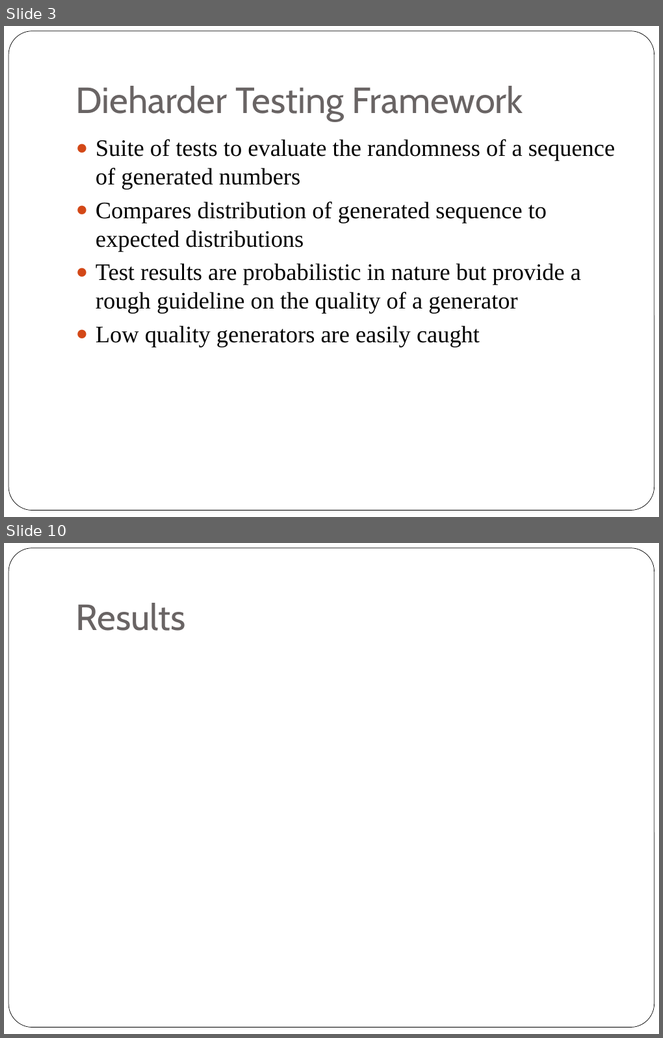
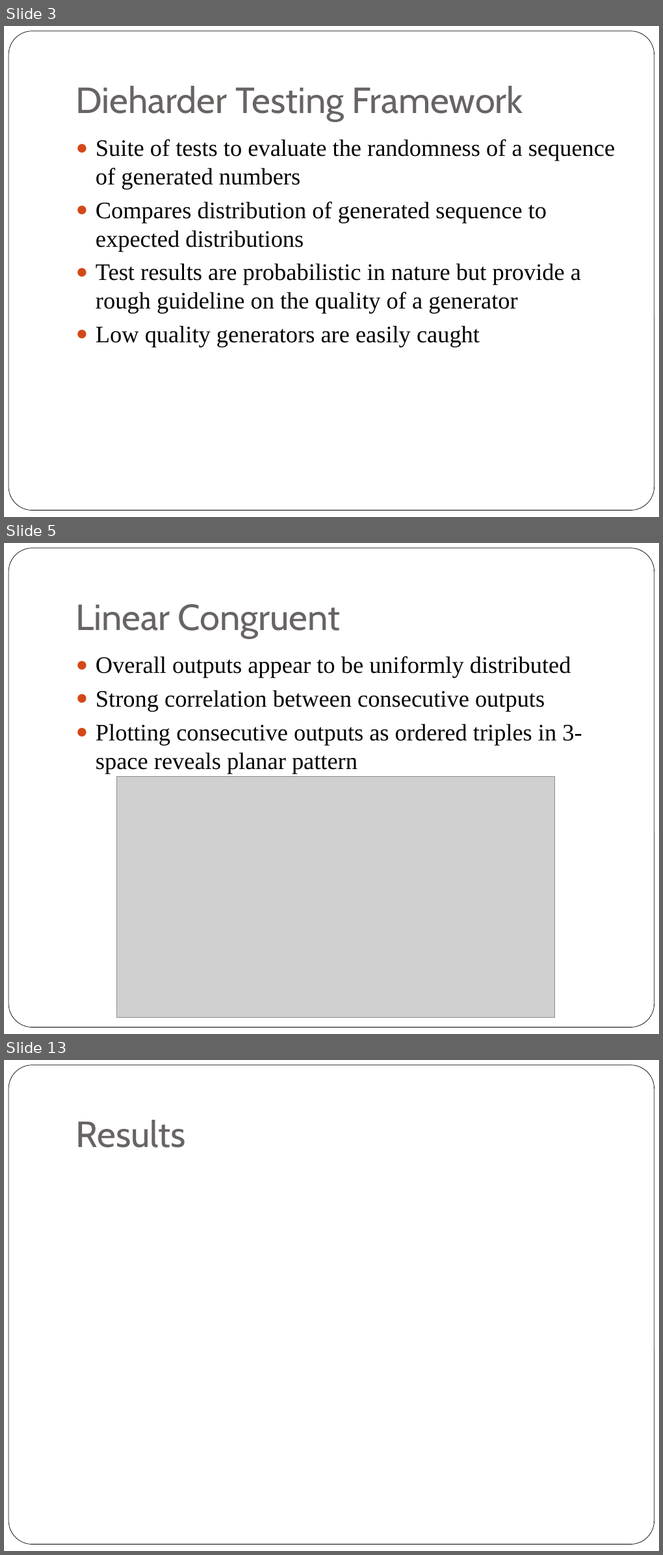
Before and after one commit to kashev/rngs, a slide deck: presentation/pres.pptx. Shown one above the other, each under a label of ours: slides 3 and 10 before the commit, slides 3, 5 and 13 after it; the slides between them are not shown. The pictures are 663x1038 and 663x1555 pixels, drawn with LibreOffice and Linux fonts; fonts in the diff are those of the drawing; grey boxes stand for pictures. Boxes give left, top, right and bottom in pixels: in the first picture for what was removed or moved away, otherwise in the second. Text is boxed around its words. In the diff, an @@ line names an element or a change of style, - is before the commit and + after.

```diff
--- a/presentation/pres.pptx
+++ b/presentation/pres.pptx
@@ slide 5 added at <box>4,543,659,1034</box>, background #FFFFFF; not listed: 1 template element that a slide beside it also shows @@
@@ title added at <box>76,604,340,639</box>, 40 pt, text #696464 @@
+Linear Congruent
@@ text added at <box>96,656,582,774</box>, 26 pt, text #000000 @@
+● Overall outputs appear to be uniformly distributed
+● Strong correlation between consecutive outputs
+● Plotting consecutive outputs as ordered triples in 3-space reveals planar pattern
@@ picture added at <box>116,776,555,1018</box> @@
@@ what was slide 10 is now slide 13 @@
```
Also in this commit, not shown: 5 slides changed, 2 other slides added.
